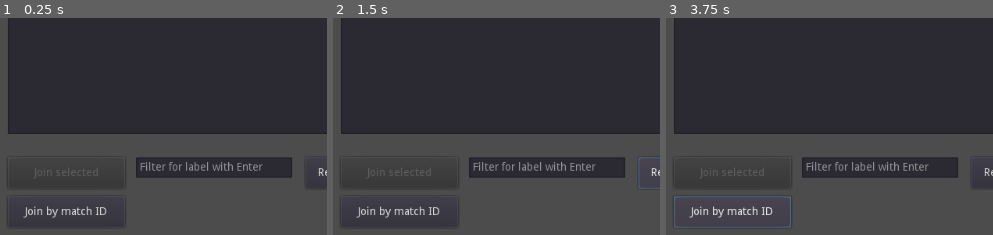
Above: before the commit, frames 1-3 (left to right).
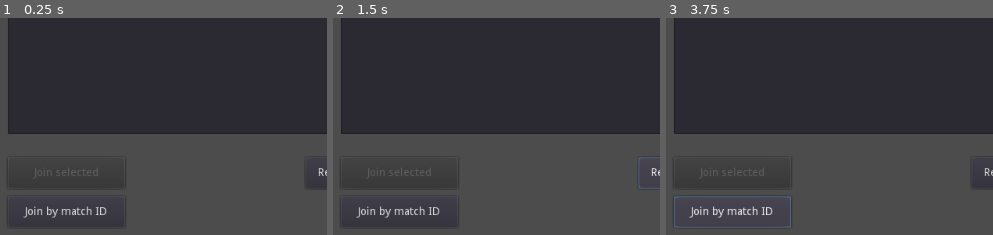
Above: after the commit, the same moments.

Repository: Lerrrtaste/project-minigolf-2
Game: Godot game, scene res://rooms/matchlist/Matchlist.tscn
Same seed, same stepped clock (60 frames per second), same inputs: the game is played once before the commit and once after it. This scene is started directly instead of the project's main scene.
Inputs:
- Up to frame 1 (0.25 s): no input
- Up to frame 2 (1.5 s): click "Host a new match" at 0.5 s; click "Refresh" at 1.25 s
- Up to frame 3 (3.75 s): click "Refresh" at 2 s; click "Refresh" at 2.75 s; click "Join by match ID" at 3.5 s
The pictures show only the part of the screen within x 0-50%, y 50-100%; the shares and areas given below are measured in that part.

The runs differ from the first frame. In frame 1, 4.2% of the frame differs, in the area x 41-90%, y 64-74%; in frame 2, 4.2%; in frame 3, 4.2%.
Error in both runs: Attempt to call function 'get_nakama_rest_client' in base 'null instance' on a null instance. (res://rooms/matchlist/matchlist.gd:19)

Commit message:
Working on Mapeditor; Started working on chat node

Diff:
--- /dev/null
+++ b/godotproject/helpers/chat/Chat.tscn
@@ -0,0 +1,18 @@
+[gd_scene load_steps=2 format=2]
+
+[ext_resource path="res://helpers/chat/chat.gd" type="Script" id=1]
+
+[node name="Chat" type="Control"]
+anchor_right = 1.0
+anchor_bottom = 1.0
+script = ExtResource( 1 )
+
+[node name="Chatlog" type="RichTextLabel" parent="."]
+anchor_right = 1.0
+anchor_bottom = 1.0
+
+[node name="TxtMessage" type="LineEdit" parent="."]
+anchor_top = 1.0
+anchor_right = 1.0
+anchor_bottom = 1.0
+grow_vertical = 0
--- /dev/null
+++ b/godotproject/helpers/chat/chat.gd
@@ -0,0 +1,20 @@
+extends Control
+
+onready var txt_message = $TxtMessage
+
+var game
+var nk
+var nkr
+
+func _ready() -> void:
+	game = get_node("/root/Game")
+	nk = game.get_nakama_rest_client()
+	nkr = game.get_nakama_rt_client()
+	txt_message.connect("text_entered",self,"_on_TxtMessage_text_entered")
+
+func _send_chat_message(msgtxt:String)->void:
+	pass#TODO CONTINUE: var promise = nkr.send({"match_data_send":{"op_code": #(Need match id)
+
+func _on_TxtMessage_text_entered(text:String)->void:
+	txt_message.text = ""
+	_send_chat_message(text)
--- a/godotproject/helpers/game.gd
+++ b/godotproject/helpers/game.gd
@@ -32,7 +32,8 @@
 	GameStates.LOGIN : "res://rooms/login/Login.tscn",
 	GameStates.MATCHLIST : "res://rooms/matchlist/Matchlist.tscn",
 	GameStates.LOBBY : "res://rooms/lobby/Lobby.tscn",
-	GameStates.EDITORMENU : "res://rooms/editor/EditorMenu.tscn"
+	GameStates.EDITORMENU : "res://rooms/editormenu/EditorMenu.tscn",
+	GameStates.EDITOR : "res://rooms/editor/Editor.tscn"
 }
 
 var game_state = GameStates.INVALID
--- /dev/null
+++ b/godotproject/helpers/map/map_tiles.gd
@@ -0,0 +1,23 @@
+const tiles = {
+	1 : { 	"name" : "gras",
+			"tex_sheet_idx" : ""
+			},
+	2 : { 	"name" : "wall",
+			"tmap_coord" : ""
+			},
+	3 : { 	"name" : "sand",
+			"tmap_coord" : ""
+			},
+	4 : { 	"name" : "ice",
+			"tmap_coord" : ""
+			},
+	5 : { 	"name" : "water",
+			"tmap_coord" : ""
+			},
+	6 : { 	"name" : "belt",
+			"tmap_coord" : ""
+			},
+	7 : { 	"name" : "lava",
+			"tmap_coord" : ""
+			}
+}
--- /dev/null
+++ b/godotproject/helpers/map/tiledata/maptiles_tileset.tres
@@ -0,0 +1,138 @@
+[gd_resource type="TileSet" load_steps=9 format=2]
+
+[ext_resource path="res://helpers/map/tiledata/maptiles_placeholder.png" type="Texture" id=1]
+
+[sub_resource type="ConvexPolygonShape2D" id=1]
+points = PoolVector2Array( 0, 0, 32, 0, 32, 32, 0, 32 )
+
+[sub_resource type="ConvexPolygonShape2D" id=2]
+points = PoolVector2Array( 0, 0, 32, 0, 32, 32, 0, 32 )
+
+[sub_resource type="ConvexPolygonShape2D" id=3]
+points = PoolVector2Array( 0, 0, 32, 0, 32, 32, 0, 32 )
+
+[sub_resource type="ConvexPolygonShape2D" id=4]
+points = PoolVector2Array( 0, 0, 32, 0, 32, 32, 0, 32 )
+
+[sub_resource type="ConvexPolygonShape2D" id=5]
+points = PoolVector2Array( 0, 0, 32, 0, 32, 32, 0, 32 )
+
+[sub_resource type="ConvexPolygonShape2D" id=6]
+points = PoolVector2Array( 0, 0, 32, 0, 32, 32, 0, 32 )
+
+[sub_resource type="ConvexPolygonShape2D" id=7]
+points = PoolVector2Array( 0, 0, 32, 0, 32, 32, 0, 32 )
+
+[resource]
+1/name = "grass"
+1/texture = ExtResource( 1 )
+1/tex_offset = Vector2( 0, 0 )
+1/modulate = Color( 1, 1, 1, 1 )
+1/region = Rect2( 0, 0, 32, 32 )
+1/tile_mode = 0
+1/occluder_offset = Vector2( 0, 0 )
+1/navigation_offset = Vector2( 0, 0 )
+1/shapes = [ {
+"autotile_coord": Vector2( 0, 0 ),
+"one_way": false,
+"one_way_margin": 1.0,
+"shape": SubResource( 1 ),
+"shape_transform": Transform2D( 1, 0, 0, 1, 0, 0 )
+} ]
+1/z_index = 0
+2/name = "sand"
+2/texture = ExtResource( 1 )
+2/tex_offset = Vector2( 0, 0 )
+2/modulate = Color( 1, 1, 1, 1 )
+2/region = Rect2( 32, 0, 32, 32 )
+2/tile_mode = 0
+2/occluder_offset = Vector2( 0, 0 )
+2/navigation_offset = Vector2( 0, 0 )
+2/shapes = [ {
+"autotile_coord": Vector2( 0, 0 ),
+"one_way": false,
+"one_way_margin": 1.0,
+"shape": SubResource( 2 ),
+"shape_transform": Transform2D( 1, 0, 0, 1, 0, 0 )
+} ]
+2/z_index = 0
+3/name = "ice"
+3/texture = ExtResource( 1 )
+3/tex_offset = Vector2( 0, 0 )
+3/modulate = Color( 1, 1, 1, 1 )
+3/region = Rect2( 64, 0, 32, 32 )
+3/tile_mode = 0
+3/occluder_offset = Vector2( 0, 0 )
+3/navigation_offset = Vector2( 0, 0 )
+3/shapes = [ {
+"autotile_coord": Vector2( 0, 0 ),
+"one_way": false,
+"one_way_margin": 1.0,
+"shape": SubResource( 3 ),
+"shape_transform": Transform2D( 1, 0, 0, 1, 0, 0 )
+} ]
+3/z_index = 0
+4/name = "water"
+4/texture = ExtResource( 1 )
+4/tex_offset = Vector2( 0, 0 )
+4/modulate = Color( 1, 1, 1, 1 )
+4/region = Rect2( 96, 0, 32, 32 )
+4/tile_mode = 0
+4/occluder_offset = Vector2( 0, 0 )
+4/navigation_offset = Vector2( 0, 0 )
+4/shapes = [ {
+"autotile_coord": Vector2( 0, 0 ),
+"one_way": false,
+"one_way_margin": 1.0,
+"shape": SubResource( 4 ),
+"shape_transform": Transform2D( 1, 0, 0, 1, 0, 0 )
+} ]
+4/z_index = 0
+5/name = "belt"
+5/texture = ExtResource( 1 )
+5/tex_offset = Vector2( 0, 0 )
+5/modulate = Color( 1, 1, 1, 1 )
+5/region = Rect2( 128, 0, 32, 32 )
+5/tile_mode = 0
+5/occluder_offset = Vector2( 0, 0 )
+5/navigation_offset = Vector2( 0, 0 )
+5/shapes = [ {
+"autotile_coord": Vector2( 0, 0 ),
+"one_way": false,
+"one_way_margin": 1.0,
+"shape": SubResource( 5 ),
+"shape_transform": Transform2D( 1, 0, 0, 1, 0, 0 )
+} ]
+5/z_index = 0
+6/name = "lava"
+6/texture = ExtResource( 1 )
+6/tex_offset = Vector2( 0, 0 )
+6/modulate = Color( 1, 1, 1, 1 )
+6/region = Rect2( 160, 0, 32, 32 )
+6/tile_mode = 0
+6/occluder_offset = Vector2( 0, 0 )
+6/navigation_offset = Vector2( 0, 0 )
+6/shapes = [ {
+"autotile_coord": Vector2( 0, 0 ),
+"one_way": false,
+"one_way_margin": 1.0,
+"shape": SubResource( 6 ),
+"shape_transform": Transform2D( 1, 0, 0, 1, 0, 0 )
+} ]
+6/z_index = 0
+7/name = "wall"
+7/texture = ExtResource( 1 )
+7/tex_offset = Vector2( 0, 0 )
+7/modulate = Color( 1, 1, 1, 1 )
+7/region = Rect2( 192, 0, 32, 32 )
+7/tile_mode = 0
+7/occluder_offset = Vector2( 0, 0 )
+7/navigation_offset = Vector2( 0, 0 )
+7/shapes = [ {
+"autotile_coord": Vector2( 0, 0 ),
+"one_way": false,
+"one_way_margin": 1.0,
+"shape": SubResource( 7 ),
+"shape_transform": Transform2D( 1, 0, 0, 1, 0, 0 )
+} ]
+7/z_index = 0
--- /dev/null
+++ b/godotproject/rooms/editor/Editor.tscn
@@ -0,0 +1,43 @@
+[gd_scene load_steps=3 format=2]
+
+[ext_resource path="res://rooms/editor/editor.gd" type="Script" id=1]
+[ext_resource path="res://helpers/map/tiledata/maptiles_tileset.tres" type="TileSet" id=2]
+
+[node name="Editor" type="Control"]
+anchor_right = 1.0
+anchor_bottom = 1.0
+script = ExtResource( 1 )
+__meta__ = {
+"_edit_lock_": true
+}
+
+[node name="LstTiles" type="ItemList" parent="."]
+anchor_right = 0.5
+anchor_bottom = 1.0
+margin_left = 658.291
+margin_top = 466.551
+margin_right = 366.291
+margin_bottom = -38.4487
+
+[node name="MapBg" type="Panel" parent="."]
+anchor_right = 0.5
+anchor_bottom = 1.0
+grow_vertical = 0
+__meta__ = {
+"_edit_lock_": true
+}
+
+[node name="TmapMap" type="TileMap" parent="MapBg"]
+tile_set = ExtResource( 2 )
+cell_size = Vector2( 10, 10 )
+format = 1
+__meta__ = {
+"_edit_lock_": true
+}
+
+[node name="TxtMapSize" type="LineEdit" parent="."]
+margin_left = 556.4
+margin_top = 10.0
+margin_right = 614.4
+margin_bottom = 34.0
+grow_horizontal = 0
--- a/godotproject/rooms/editor/EditorMenu.tscn
+++ /dev/null
@@ -1,5 +0,0 @@
-[gd_scene format=2]
-
-[node name="EditorMenu" type="Control"]
-anchor_right = 1.0
-anchor_bottom = 1.0
--- /dev/null
+++ b/godotproject/rooms/editor/editor.gd
@@ -0,0 +1,45 @@
+extends Control
+
+onready var map_bg = $MapBg
+#onready var slider_map_size = $SliderMapSize
+onready var txt_map_size = $TxtMapSize
+onready var tmap_map =$MapBg/TmapMap
+
+const MAP_SIZE_MIN = 10
+const MAP_SIZE_MAX = 500
+
+#var map:Array = [[]]
+var map_size := MAP_SIZE_MIN*4
+
+func _ready() -> void:
+	map_bg.rect_size = Vector2(map_bg.rect_size.y,map_bg.rect_size.y)
+
+	txt_map_size.text = String(map_size)
+
+	#slider_map_size.connect("value_changed",self,"_on_SliderMapSize_value_changed")
+	txt_map_size.connect("text_changed",self,"_on_TxtMapSize_text_entered")
+
+#func _on_SliderMapSize_value_changed(val:int)->void:
+#	pass
+
+func _input(event: InputEvent) -> void:
+	if not event is InputEventMouseButton:
+		return
+	if not event.pressed:
+		return
+	change_tile(event.global_position)
+
+func change_tile(world_pos:Vector2)->void:
+	var tmap_pos = tmap_map.world_to_map(world_pos)
+	if tmap_pos.x > map_size || tmap_pos.x < 0 || tmap_pos.y > map_size || tmap_pos.x < 0:
+		return
+	print("Trying to change tilmap position: ", tmap_pos)
+
+func change_size(new_size:int)->void:
+	var map_window_size = map_bg.size.x
+	#tmap_map.
+
+func _on_TxtMapSize_text_entered(new_text:String)->void:
+	if !new_text.is_valid_integer():
+		return
+	change_size(int(new_text))
--- /dev/null
+++ b/godotproject/rooms/editormenu/EditorMenu.tscn
@@ -0,0 +1,33 @@
+[gd_scene load_steps=2 format=2]
+
+[ext_resource path="res://rooms/editormenu/editor_menu.gd" type="Script" id=1]
+
+[node name="EditorMenu" type="Control"]
+anchor_right = 1.0
+anchor_bottom = 1.0
+script = ExtResource( 1 )
+__meta__ = {
+"_edit_lock_": true
+}
+
+[node name="LstMaps" type="ItemList" parent="."]
+anchor_left = 0.05
+anchor_top = 0.05
+anchor_right = 0.5
+anchor_bottom = 0.95
+__meta__ = {
+"_edit_lock_": true
+}
+
+[node name="BtnCreate" type="Button" parent="."]
+anchor_left = 0.5
+anchor_top = 0.95
+anchor_right = 0.5
+anchor_bottom = 0.95
+margin_top = -114.0
+margin_right = 114.0
+grow_vertical = 0
+text = "Create new Map"
+__meta__ = {
+"_edit_lock_": true
+}
--- /dev/null
+++ b/godotproject/rooms/editormenu/editor_menu.gd
@@ -0,0 +1,16 @@
+extends Control
+
+onready var btn_create = $BtnCreate
+
+var game
+var nk
+var nkr
+
+func _ready() -> void:
+	game = get_node("/root/Game")
+	nk = game.get_nakama_rest_client()
+	nkr = game.get_nakama_rt_client()
+	btn_create.connect("pressed",self,"_on_BtnCreate_pressed")
+
+func _on_BtnCreate_pressed()->void:
+	game.game_state_change_to(game.GameStates.EDITOR,{"create":true})
--- a/godotproject/rooms/lobby/Lobby.tscn
+++ b/godotproject/rooms/lobby/Lobby.tscn
@@ -6,3 +6,96 @@
 anchor_right = 1.0
 anchor_bottom = 1.0
 script = ExtResource( 1 )
+
+[node name="TabContainer" type="TabContainer" parent="."]
+anchor_left = 0.05
+anchor_top = 0.05
+anchor_right = 0.95
+anchor_bottom = 0.65
+
+[node name="Opponents" type="Tabs" parent="TabContainer"]
+anchor_right = 1.0
+anchor_bottom = 1.0
+margin_left = 4.0
+margin_top = 32.0
+margin_right = -4.0
+margin_bottom = -4.0
+
+[node name="LstOpponents" type="ItemList" parent="TabContainer/Opponents"]
+anchor_right = 1.0
+anchor_bottom = 1.0
+
+[node name="Maps" type="Tabs" parent="TabContainer"]
+visible = false
+anchor_right = 1.0
+anchor_bottom = 1.0
+margin_left = 4.0
+margin_top = 32.0
+margin_right = -4.0
+margin_bottom = -4.0
+
+[node name="MapsContainer" type="GridContainer" parent="TabContainer/Maps"]
+anchor_right = 1.0
+anchor_bottom = 1.0
+columns = 3
+
+[node name="MapsSelectedContainer2" type="VBoxContainer" parent="TabContainer/Maps/MapsContainer"]
+margin_right = 301.0
+margin_bottom = 46.0
+size_flags_horizontal = 3
+
+[node name="LblMapsSelected" type="Label" parent="TabContainer/Maps/MapsContainer/MapsSelectedContainer2"]
+margin_right = 301.0
+margin_bottom = 14.0
+text = "Selected"
+
+[node name="LstMapsSelected" type="ItemList" parent="TabContainer/Maps/MapsContainer/MapsSelectedContainer2"]
+margin_top = 18.0
+margin_right = 301.0
+margin_bottom = 18.0
+
+[node name="MapsFeaturedContainer" type="VBoxContainer" parent="TabContainer/Maps/MapsContainer"]
+margin_left = 305.0
+margin_right = 606.0
+margin_bottom = 46.0
+size_flags_horizontal = 3
+
+[node name="LblMapsFeatured" type="Label" parent="TabContainer/Maps/MapsContainer/MapsFeaturedContainer"]
+margin_right = 301.0
+margin_bottom = 14.0
+text = "Selected Maps"
+
+[node name="LstMapsFeatured" type="ItemList" parent="TabContainer/Maps/MapsContainer/MapsFeaturedContainer"]
+margin_top = 18.0
+margin_right = 301.0
+margin_bottom = 18.0
+
+[node name="MapsSearchContainer" type="VBoxContainer" parent="TabContainer/Maps/MapsContainer"]
+margin_left = 610.0
+margin_right = 911.0
+margin_bottom = 46.0
+size_flags_horizontal = 3
+
+[node name="LblMapsSearch" type="Label" parent="TabContainer/Maps/MapsContainer/MapsSearchContainer"]
+margin_right = 301.0
+margin_bottom = 14.0
+text = "Search"
+
+[node name="TxtMapsSearch" type="LineEdit" parent="TabContainer/Maps/MapsContainer/MapsSearchContainer"]
+margin_top = 18.0
+margin_right = 301.0
+margin_bottom = 42.0
+
+[node name="LstMapsSearch" type="ItemList" parent="TabContainer/Maps/MapsContainer/MapsSearchContainer"]
+margin_top = 46.0
+margin_right = 301.0
+margin_bottom = 46.0
+
+[node name="Settings" type="Tabs" parent="TabContainer"]
+visible = false
+anchor_right = 1.0
+anchor_bottom = 1.0
+margin_left = 4.0
+margin_top = 32.0
+margin_right = -4.0
+margin_bottom = -4.0
--- a/godotproject/rooms/matchlist/Matchlist.tscn
+++ b/godotproject/rooms/matchlist/Matchlist.tscn
@@ -98,11 +98,13 @@
 }
 
 [node name="TxtFilter" type="LineEdit" parent="."]
+visible = false
 anchor_left = 0.21
 anchor_top = 0.8
 anchor_right = 0.21
 anchor_bottom = 0.8
 margin_right = 200.0
+context_menu_enabled = false
 clear_button_enabled = true
 placeholder_text = "Filter for label with Enter"
 caret_blink = true
--- a/godotproject/rooms/matchlist/matchlist.gd
+++ b/godotproject/rooms/matchlist/matchlist.gd
@@ -88,7 +88,7 @@
 
 func _on_BtnRefresh_pressed()->void:
 	_disable_buttons(true)
-	var promise = nk.list_matches(100)
+	var promise = nk.list_matches(100,false,"",0,0,"")
 	yield(promise,"completed")
 	if !game.check_promise(promise):
 		return
Not shown, changed: godotproject/addons/nakama-client/NakamaPromise.gd
Not shown, changed: godotproject/addons/nakama-client/NakamaRealtimeClient.gd
Not shown, changed: godotproject/addons/nakama-client/NakamaRestClient.gd
Not shown, changed: godotproject/addons/nakama-client/plugin.cfg
Binary file added: godotproject/helpers/map/tiledata/maptiles_placeholder.png
Not shown, added: godotproject/helpers/map/tiledata/maptiles_placeholder.png.import
Not shown, added: assets/tiles_placeholder.png
